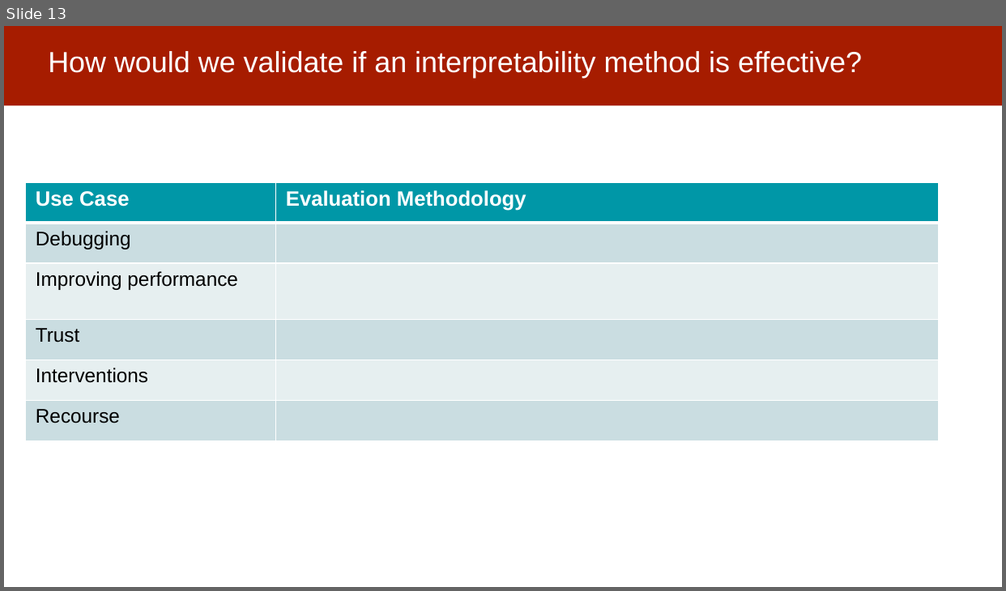
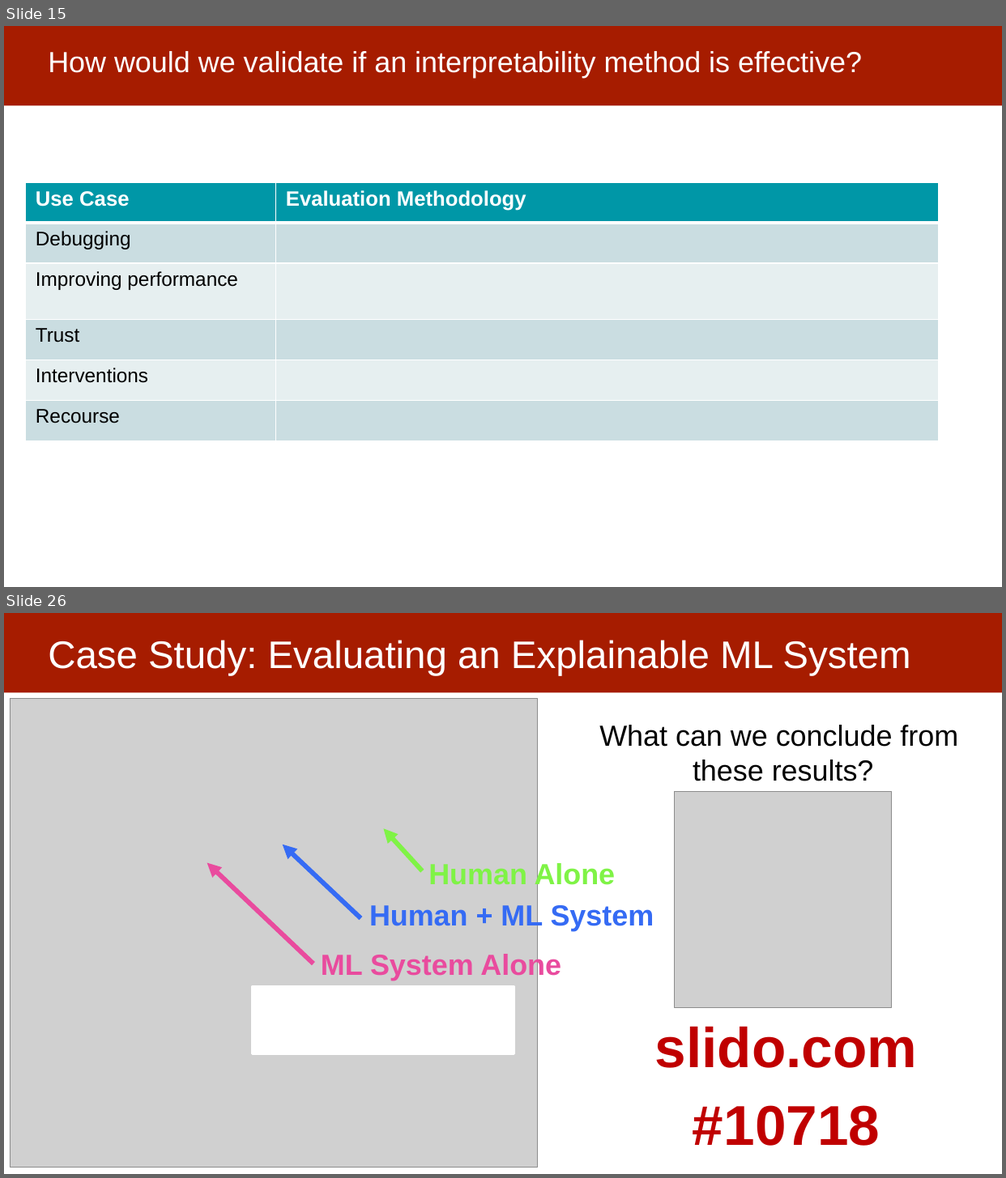
Before and after one commit to dssg/MLinPractice, a slide deck: Lectures/Lecture13-InterpretabilityOverview.pptx. Shown one above the other, each under a label of ours: slide 13 before the commit, slides 15 and 26 after it; the slides between them are not shown. The pictures are 1006x591 and 1006x1178 pixels, drawn with LibreOffice and Linux fonts; fonts in the diff are those of the drawing; grey boxes stand for pictures. Boxes give left, top, right and bottom in pixels: in the first picture for what was removed or moved away, otherwise in the second. Text is boxed around its words. In the diff, an @@ line names an element or a change of style, - is before the commit and + after.

```diff
--- a/Lectures/Lecture13-InterpretabilityOverview.pptx
+++ b/Lectures/Lecture13-InterpretabilityOverview.pptx
@@ slide 26 added at (4, 613, 1002, 1174), background #FFFFFF; not listed: 1 template element that a slide beside it also shows @@
@@ title added at (48, 640, 910, 676), 37 pt, text #FFFFFF @@
+Case Study: Evaluating an Explainable ML System
@@ picture added at (10, 699, 538, 1168) @@
@@ text added at (599, 725, 958, 781), 28 pt, text #000000 @@
+What can we conclude from
+these results?
@@ picture added at (675, 791, 892, 1007) @@
@@ arrow added from (423, 871) to (384, 828), #7FF346 4.5 pt @@
@@ arrow added from (361, 918) to (283, 845), #356BF4 4.5 pt @@
@@ arrow added from (313, 964) to (206, 863), #E94B9E 4.5 pt @@
@@ text added at (428, 862, 616, 890), 28 pt, text #7FF346, bold @@
+Human Alone
@@ text added at (369, 903, 654, 931), 28 pt, text #356BF4, bold @@
+Human + ML System
@@ text added at (321, 952, 561, 981), 28 pt, text #E94B9E, bold @@
+ML System Alone
@@ rectangle added at (253, 986, 513, 1054), fill #FFFFFF, outline #FFFFFF 2 pt @@
@@ text added at (655, 1026, 917, 1146), 54 pt, text #C00000, bold @@
+slido.com
+#10718
@@ what was slide 13 is now slide 15 @@
```
Also in this commit, not shown: 3 slides changed, 14 other slides added.
